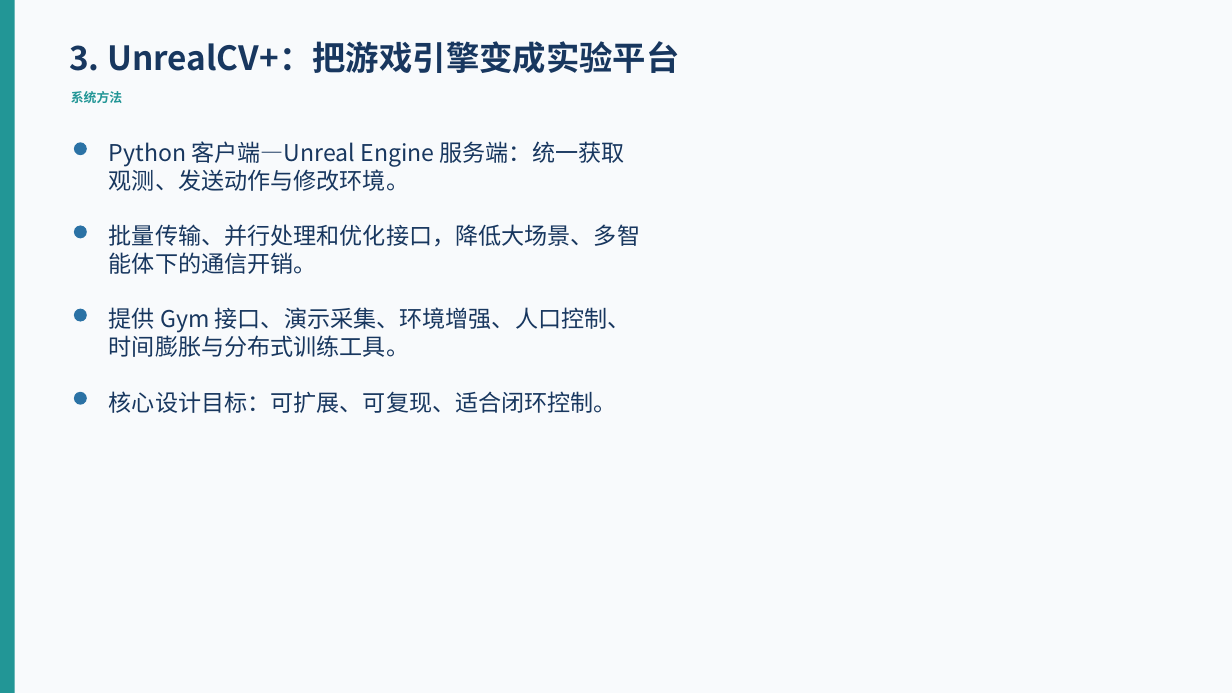
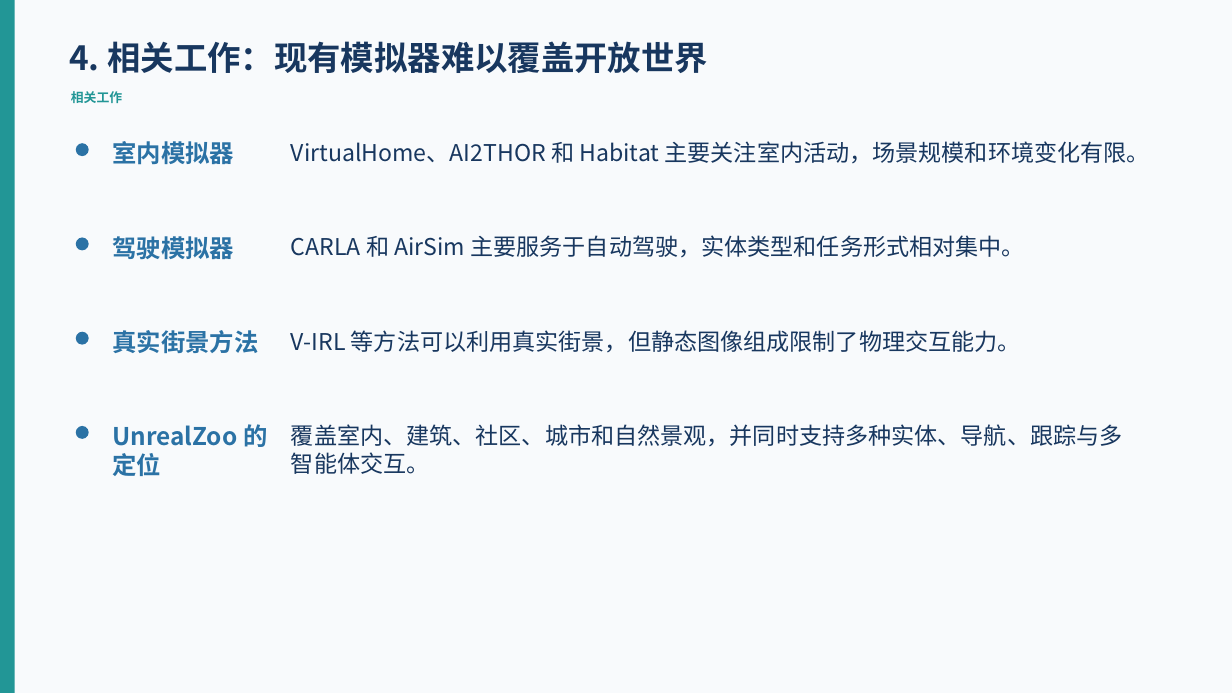
Before and after one commit to taylorisba/taylorisba, a slide deck: slide 4 of UnrealZoo_组会汇报_前八页版.pptx. Drawn at 1232x693 pixels with LibreOffice and Linux fonts; fonts in the diff are those of the drawing. Boxes give left, top, right and bottom in pixels: in the first picture for what was removed or moved away, otherwise in the second. Text is boxed around its words. In the diff, an @@ line names an element or a change of style, - is before the commit and + after.

Commit message:
Refine related work slide text

```diff
--- a/UnrealZoo_组会汇报_前八页版.pptx
+++ b/UnrealZoo_组会汇报_前八页版.pptx
@@ text at <box>69,41,708,73</box>: text changed @@
-3. UnrealCV+：把游戏引擎变成实验平台
+4. 相关工作：现有模拟器难以覆盖开放世界
@@ text at <box>71,91,122,103</box>: text changed @@
-系统方法
+相关工作
@@ text removed at <box>109,141,625,191</box> @@
-Python 客户端—Unreal Engine 服务端：统一获取观测、发送动作与修改环境。
@@ text added at <box>113,141,235,164</box>, 19 pt, text #2B72A5, bold @@
+室内模拟器
@@ text added at <box>291,141,1150,164</box>, 18 pt, text #18375F @@
+VirtualHome、AI2THOR 和 Habitat 主要关注室内活动，场景规模和环境变化有限。
@@ ellipse: place and size @@
-ellipse at <box>74,226,87,238</box>
+ellipse at <box>76,238,89,250</box>
@@ text removed at <box>109,224,640,274</box> @@
-批量传输、并行处理和优化接口，降低大场景、多智能体下的通信开销。
@@ text added at <box>113,236,235,259</box>, 19 pt, text #2B72A5, bold @@
+驾驶模拟器
@@ text added at <box>291,235,1024,258</box>, 18 pt, text #18375F @@
+CARLA 和 AirSim 主要服务于自动驾驶，实体类型和任务形式相对集中。
@@ text removed at <box>109,307,631,357</box> @@
-提供 Gym 接口、演示采集、环境增强、人口控制、时间膨胀与分布式训练工具。
@@ ellipse: place and size @@
-ellipse at <box>74,392,87,405</box>
+ellipse at <box>76,332,89,345</box>
@@ text added at <box>113,330,259,353</box>, 19 pt, text #2B72A5, bold @@
+真实街景方法
@@ text added at <box>291,330,1021,353</box>, 18 pt, text #18375F @@
+V-IRL 等方法可以利用真实街景，但静态图像组成限制了物理交互能力。
@@ text removed at <box>109,391,617,413</box> @@
-核心设计目标：可扩展、可复现、适合闭环控制。
@@ ellipse: place and size @@
-ellipse at <box>74,309,87,322</box>
+ellipse at <box>76,426,89,439</box>
@@ text added at <box>113,424,267,476</box>, 19 pt, text #2B72A5, bold @@
+UnrealZoo 的定位
@@ text added at <box>291,424,1123,474</box>, 18 pt, text #18375F @@
+覆盖室内、建筑、社区、城市和自然景观，并同时支持多种实体、导航、跟踪与多智能体交互。
```
